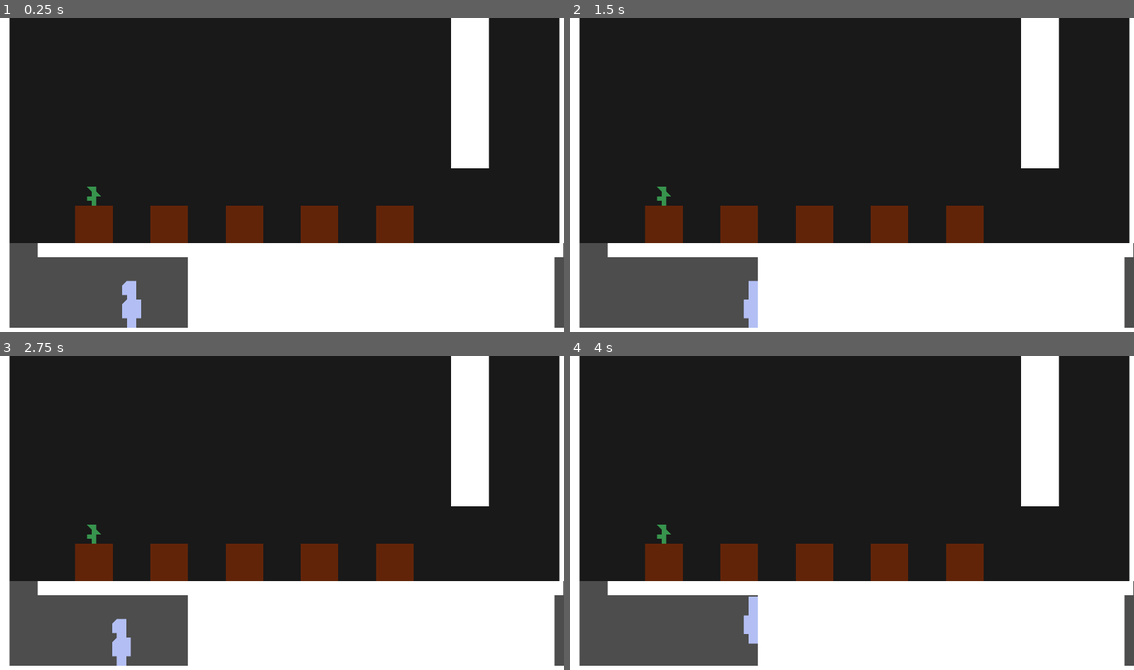
Above: before the commit, frames 1-4 (two rows, left to right).
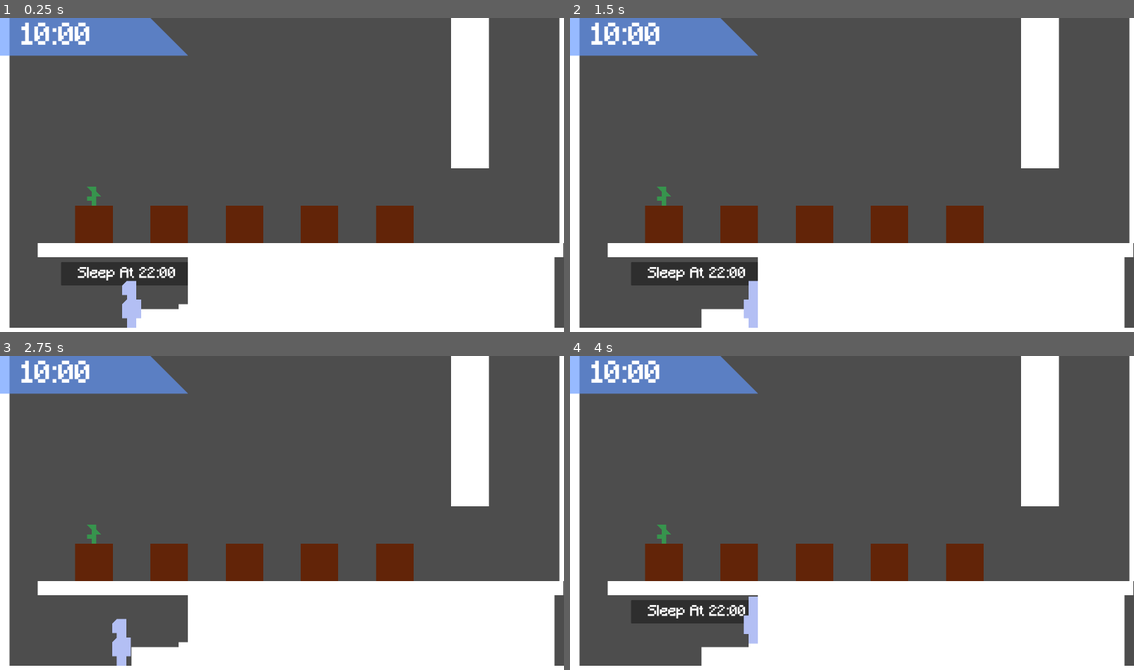
Above: after the commit, the same moments.

Repository: eVictorian/GGJ-2025-MoonBubble
Game: Godot game, scene res://main.tscn
Same seed, same stepped clock (60 frames per second), same inputs: the game is played once before the commit and once after it.
Inputs:
- Up to frame 1 (0.25 s): no input
- Up to frame 2 (1.5 s): tap Enter (ui_accept) at 0.5, 0.77 s; hold E (interact, bound only after the commit) 0.53-1.28 s; hold Right (ui_right) from 0.53 s (still down); tap E (interact, bound only after the commit) at 1.35 s
- Up to frame 3 (2.75 s): tap Enter (ui_accept) at 1.52 s; release Right (ui_right) at 2.03 s; hold Left (ui_left) from 2.03 s (still down); hold E (interact, bound only after the commit) from 2.03 s (still down)
- Up to frame 4 (4 s): release Left (ui_left) at 2.78 s; release E (interact, bound only after the commit) at 2.78 s; hold Right (ui_right) from 2.78 s (still down); tap E (interact, bound only after the commit) at 2.85 s; tap Enter (ui_accept) at 3.02, 3.77 s; hold E (interact, bound only after the commit) from 3.53 s (still down)

The runs differ from the first frame. In frame 1, 65% of the frame differs, in the area x 0-100%, y 0-99%; in frame 2, 65%; in frame 3, 64%; in frame 4, 65%.

Commit message:
Day/night and plant growth

Diff:
--- /dev/null
+++ b/bed.gd
@@ -0,0 +1,30 @@
+extends Node2D
+
+var atBed = false
+
+# Called when the node enters the scene tree for the first time.
+func _ready() -> void:
+	pass # Replace with function body.
+
+
+# Called every frame. 'delta' is the elapsed time since the previous frame.
+func _process(delta: float) -> void:
+	if Input.is_action_just_pressed("interact") and atBed and get_parent().time_of_day >= get_parent().dayLength:
+		get_parent().sleep()
+		$sleep_prompt/text.text = "[center]Sleep At 22:00"
+	pass
+
+
+
+func _on_area_2d_body_entered(body: Node2D) -> void:
+	$sleep_prompt.visible = true
+	atBed = true
+	if get_parent().time_of_day >= get_parent().dayLength:
+		$sleep_prompt/text.text = "[center]Press E To Sleep "
+	else:
+		$sleep_prompt/text.text = "[center]Sleep At 22:00"
+
+
+func _on_area_2d_body_exited(body: Node2D) -> void:
+	$sleep_prompt.visible = false
+	atBed = false
--- /dev/null
+++ b/fertilize.tscn
@@ -0,0 +1,14 @@
+[gd_scene load_steps=3 format=3 uid="uid://ddtdm0qbuk8nb"]
+
+[ext_resource type="FontFile" uid="uid://bmqhcx5n4lqx6" path="res://Minecraft.ttf" id="1_05dqo"]
+
+[sub_resource type="Theme" id="Theme_tt11g"]
+default_font = ExtResource("1_05dqo")
+
+[node name="fertilize" type="Button"]
+self_modulate = Color(0.965242, 0, 0.344984, 1)
+offset_right = 64.0
+offset_bottom = 64.0
+theme = SubResource("Theme_tt11g")
+text = "Spato
+1/Hr"
--- a/global.gd
+++ b/global.gd
@@ -1,9 +1,10 @@
 extends Node
 
 var plants = {
-	"Spato": {"qty_produced":4,"seed_price":2,"growtTime":4,"fertalizer":[["none"]]}
+	"Spato": {"qty_produced":4,"growth_time":96,"fertalizer":[["none"]]},
+	"Thornato": {"qty_produced":4,"growth_time":96,"fertalizer":[["Spato",1]]}
 }
 
 var plant_products = {
-	"Spato":{"sell_price":5}
+	"Spato":{"sell_price":5,"buy_price":10,"storage":5}
 }
--- /dev/null
+++ b/main.gd
@@ -0,0 +1,42 @@
+extends Node2D
+
+@export var timer: Timer
+
+var time_of_day = 0
+var dayLength = 12
+
+# Called when the node enters the scene tree for the first time.
+func _ready() -> void:
+	timer.start()
+	pass # Replace with function body.
+
+
+# Called every frame. 'delta' is the elapsed time since the previous frame.
+func _process(delta: float) -> void:
+	pass
+
+func add_plant_time(time) -> void:
+	for i in range($pots.get_child_count()):
+		for j in range(time):
+			var pot = $pots.get_child(i)
+			if pot.get_child_count() > 3:
+				if pot.water_left > 0:
+					pot.get_child(3).time_passed(1)
+					pot.water_left -= 1
+				else:
+					break
+
+func _on_hour_timeout() -> void:
+	add_plant_time(1)
+
+
+	$UI/time.text = "[center]"+str(time_of_day + 10)+":00"
+	time_of_day += 1
+	if time_of_day != dayLength:
+		timer.start()
+
+func sleep() -> void:
+	time_of_day = 0
+	$UI/time.text = "[center]"+str(time_of_day + 10)+":00"
+	add_plant_time(12)
+	timer.start()
--- a/main.tscn
+++ b/main.tscn
@@ -1,8 +1,15 @@
-[gd_scene load_steps=9 format=3 uid="uid://bf1rpok5tcagy"]
-
+[gd_scene load_steps=14 format=3 uid="uid://bf1rpok5tcagy"]
+
+[ext_resource type="Script" path="res://main.gd" id="1_sn0rp"]
 [ext_resource type="Script" path="res://player.gd" id="1_xujb3"]
 [ext_resource type="PackedScene" uid="uid://b5trrx21l6bmk" path="res://plant_pot.tscn" id="2_kgt76"]
+[ext_resource type="FontFile" uid="uid://bmqhcx5n4lqx6" path="res://Minecraft.ttf" id="2_lr6cg"]
 [ext_resource type="PackedScene" uid="uid://c83c8bblawp1h" path="res://place_holder_plant.tscn" id="3_30csq"]
+[ext_resource type="Script" path="res://bed.gd" id="4_6ki5i"]
+
+[sub_resource type="Theme" id="Theme_5klw2"]
+default_font = ExtResource("2_lr6cg")
+default_font_size = 100
 
 [sub_resource type="RectangleShape2D" id="RectangleShape2D_adkdj"]
 size = Vector2(1792, 48)
@@ -16,12 +23,33 @@
 [sub_resource type="RectangleShape2D" id="RectangleShape2D_5n10q"]
 size = Vector2(1248, 120)
 
+[sub_resource type="Theme" id="Theme_pjylw"]
+default_font = ExtResource("2_lr6cg")
+
 [sub_resource type="RectangleShape2D" id="RectangleShape2D_1nsf4"]
 size = Vector2(32, 160)
 
-[node name="main" type="Node2D"]
+[node name="main" type="Node2D" node_paths=PackedStringArray("timer")]
+script = ExtResource("1_sn0rp")
+timer = NodePath("hour")
+
+[node name="UI" type="CanvasLayer" parent="."]
+
+[node name="Polygon2D" type="Polygon2D" parent="UI"]
+color = Color(0.388955, 0.596713, 0.998258, 0.666667)
+polygon = PackedVector2Array(0, 128, 640, 128, 512, 0, 0, 0)
+
+[node name="time" type="RichTextLabel" parent="UI"]
+offset_left = 64.0
+offset_top = 16.0
+offset_right = 320.0
+offset_bottom = 144.0
+theme = SubResource("Theme_5klw2")
+bbcode_enabled = true
+text = "[center]10:00"
 
 [node name="Polygon2D" type="Polygon2D" parent="."]
+visible = false
 position = Vector2(16, 0)
 color = Color(0.099986, 0.099986, 0.099986, 1)
 polygon = PackedVector2Array(-272, -176, -224, 768, 1152, 768, 2464, 768, 2448, -448, -256, -384)
@@ -118,12 +146,6 @@
 position = Vector2(-64, 336)
 shape = SubResource("RectangleShape2D_fd3y6")
 
-[node name="plant_pot" parent="." instance=ExtResource("2_kgt76")]
-position = Vector2(320, 704)
-
-[node name="place_holder_plant" parent="plant_pot" instance=ExtResource("3_30csq")]
-show_behind_parent = true
-
 [node name="pots" type="Node2D" parent="."]
 
 [node name="plant_pot2" parent="pots" instance=ExtResource("2_kgt76")]
@@ -137,6 +159,42 @@
 
 [node name="plant_pot5" parent="pots" instance=ExtResource("2_kgt76")]
 position = Vector2(1344, 704)
+
+[node name="plant_pot" parent="pots" instance=ExtResource("2_kgt76")]
+position = Vector2(320, 704)
+
+[node name="place_holder_plant" parent="pots/plant_pot" instance=ExtResource("3_30csq")]
+show_behind_parent = true
+
+[node name="bed" type="Node2D" parent="."]
+position = Vector2(544, 992)
+script = ExtResource("4_6ki5i")
+
+[node name="Polygon2D" type="Polygon2D" parent="bed"]
+polygon = PackedVector2Array(-96, 0, 64, 0, 64, -16, 96, -16, 96, 64, -96, 64)
+
+[node name="Area2D" type="Area2D" parent="bed"]
+
+[node name="CollisionPolygon2D" type="CollisionPolygon2D" parent="bed/Area2D"]
+polygon = PackedVector2Array(-96, 0, 64, 0, 64, -16, 96, -16, 96, 64, -96, 64)
+
+[node name="sleep_prompt" type="Panel" parent="bed"]
+offset_left = -336.0
+offset_top = -160.0
+offset_right = 96.0
+offset_bottom = -80.0
+
+[node name="text" type="RichTextLabel" parent="bed/sleep_prompt"]
+layout_mode = 0
+offset_left = -16.0
+offset_top = 16.0
+offset_right = 464.0
+offset_bottom = 80.0
+theme = SubResource("Theme_pjylw")
+theme_override_font_sizes/normal_font_size = 50
+bbcode_enabled = true
+text = "[center]Press E To Sleep "
+scroll_active = false
 
 [node name="player" type="CharacterBody2D" parent="."]
 position = Vector2(448, 960)
@@ -151,3 +209,11 @@
 [node name="CollisionShape2D" type="CollisionShape2D" parent="player"]
 position = Vector2(0, 16)
 shape = SubResource("RectangleShape2D_1nsf4")
+
+[node name="hour" type="Timer" parent="."]
+wait_time = 2.0
+one_shot = true
+
+[connection signal="body_entered" from="bed/Area2D" to="bed" method="_on_area_2d_body_entered"]
+[connection signal="body_exited" from="bed/Area2D" to="bed" method="_on_area_2d_body_exited"]
+[connection signal="timeout" from="hour" to="." method="_on_hour_timeout"]
--- a/place_holder_plant.tscn
+++ b/place_holder_plant.tscn
@@ -5,7 +5,10 @@
 [sub_resource type="SpriteFrames" id="SpriteFrames_atjwm"]
 
 [node name="place_holder_plant" type="Node2D"]
+visibility_layer = 3
+z_index = -1
 script = ExtResource("1_m34j3")
+plant_key = "Spato"
 
 [node name="AnimatedSprite2D" type="AnimatedSprite2D" parent="."]
 sprite_frames = SubResource("SpriteFrames_atjwm")
--- a/plant.gd
+++ b/plant.gd
@@ -1,12 +1,21 @@
 extends Node2D
 
-@export var plant_key = ""
+@export var plant_key = "a"
+
+var hours_left = 10000000000
 
 # Called when the node enters the scene tree for the first time.
 func _ready() -> void:
+	hours_left = Global.plants[plant_key]["growth_time"]
 	pass # Replace with function body.
 
 
 # Called every frame. 'delta' is the elapsed time since the previous frame.
 func _process(delta: float) -> void:
 	pass
+
+func time_passed(time_passed: int):
+	hours_left -= time_passed
+
+func days_left() -> int:
+	return int(hours_left/24)
--- /dev/null
+++ b/plant_pot.gd
@@ -0,0 +1,70 @@
+extends Node2D
+
+var water_left = 2
+var max_water = 6
+var wattering_progress = 0
+var wattering_frame_speed = 250
+# Called when the node enters the scene tree for the first time.
+func _ready() -> void:
+	$Panel.visible = false
+
+
+# Called every frame. 'delta' is the elapsed time since the previous frame.
+func _process(delta: float) -> void:
+	if $Panel.visible:
+		if $Panel/time_left.visible:
+			if get_child(3).days_left() == 0:
+				$Panel/time_left.text = str(get_child(3).hours_left)+"Hs"
+			else:
+				$Panel/time_left.text = str(get_child(3).days_left())+"Ds"
+
+		$Panel/water_time.text = str(water_left)+"Hs"
+
+		if Input.is_action_pressed("interact"):
+			print(wattering_progress)
+			if wattering_progress >= 100:
+				if water_left < max_water:
+					water_left += 1
+				wattering_progress = 0
+			elif water_left < max_water:
+				wattering_progress += wattering_frame_speed*delta
+
+		if get_child_count() < 4:
+			$Panel/Button.text = "Plant"
+		elif get_child(3).hours_left > 0:
+			$Panel/Button.text = "Cut"
+		else:
+			$Panel/Button.text = "Harvest"
+
+
+
+func _on_area_2d_body_entered(body: Node2D) -> void:
+	if body.name == "player":
+		$Panel.visible = true
+		if get_child_count() > 3:
+			$Panel/time_left.visible = true
+			$Panel/fertilize_menu.visible = true
+		else:
+			$Panel/time_left.visible = false
+			$Panel/fertilize_menu.visible = false
+func _on_area_2d_body_exited(body: Node2D) -> void:
+	if body.name == "player":
+		$Panel.visible = false
+		$Panel/seeding_menu.visible = false
+
+
+func _on_button_pressed() -> void:
+	if get_child_count() < 4:
+		if $Panel/seeding_menu.visible == false:
+			$Panel/seeding_menu.visible = true
+		else:
+			$Panel/seeding_menu.visible = false
+	elif get_child(3).hours_left > 0:
+		Global.plant_products[get_child(3).plant_key]["storage"] += 1
+		get_child(3).queue_free()
+	else:
+		Global.plant_products[get_child(3).plant_key]["storage"] += Global.plants[get_child(3).plant_key]["qty_produced"]
+		get_child(3).queue_free()
+func new_plant(plant_scene: PackedScene) -> void:
+	var new_plant = plant_scene.instantiate()
+	add_child(new_plant)
--- a/plant_pot.tscn
+++ b/plant_pot.tscn
@@ -1,9 +1,23 @@
-[gd_scene load_steps=2 format=3 uid="uid://b5trrx21l6bmk"]
+[gd_scene load_steps=9 format=3 uid="uid://b5trrx21l6bmk"]
+
+[ext_resource type="Script" path="res://plant_pot.gd" id="1_52r62"]
+[ext_resource type="FontFile" uid="uid://bmqhcx5n4lqx6" path="res://Minecraft.ttf" id="2_gkusu"]
+[ext_resource type="PackedScene" uid="uid://bws626wxx05gc" path="res://seeding_panel.tscn" id="3_1hfgh"]
+[ext_resource type="PackedScene" uid="uid://c83c8bblawp1h" path="res://place_holder_plant.tscn" id="4_antf4"]
+[ext_resource type="PackedScene" uid="uid://ddtdm0qbuk8nb" path="res://fertilize.tscn" id="5_sslba"]
 
 [sub_resource type="RectangleShape2D" id="RectangleShape2D_6bia2"]
 size = Vector2(128, 128)
 
+[sub_resource type="Theme" id="Theme_wowl2"]
+default_font = ExtResource("2_gkusu")
+default_font_size = 32
+
+[sub_resource type="Theme" id="Theme_y1n21"]
+default_font = ExtResource("2_gkusu")
+
 [node name="plant_pot" type="Node2D"]
+script = ExtResource("1_52r62")
 
 [node name="Area2D" type="Area2D" parent="."]
 position = Vector2(-64, 0)
@@ -16,3 +30,123 @@
 position = Vector2(-64, 0)
 color = Color(0.38811, 0.14373, 0.0352401, 1)
 polygon = PackedVector2Array(0, -64, 128, -64, 128, 64, 0, 64, 0, 0)
+
+[node name="Panel" type="Panel" parent="."]
+offset_left = 64.0
+offset_top = -256.0
+offset_right = 408.0
+offset_bottom = -64.0
+
+[node name="time_left" type="RichTextLabel" parent="Panel"]
+layout_mode = 0
+offset_left = 272.0
+offset_top = 24.0
+offset_right = 328.0
+offset_bottom = 64.0
+theme = SubResource("Theme_wowl2")
+bbcode_enabled = true
+text = "3Ds"
+scroll_active = false
+autowrap_mode = 0
+
+[node name="water_time" type="RichTextLabel" parent="Panel"]
+layout_mode = 0
+offset_left = 272.0
+offset_top = 88.0
+offset_right = 328.0
+offset_bottom = 128.0
+theme = SubResource("Theme_wowl2")
+bbcode_enabled = true
+text = "2Hs"
+scroll_active = false
+autowrap_mode = 0
+
+[node name="Polygon2D" type="Polygon2D" parent="Panel"]
+color = Color(0, 0, 0, 1)
+polygon = PackedVector2Array(8, 8, 8, 120, 120, 120, 120, 8)
+
+[node name="Button" type="Button" parent="Panel"]
+layout_mode = 0
+offset_left = 8.0
+offset_top = 136.0
+offset_right = 120.0
+offset_bottom = 184.0
+theme = SubResource("Theme_y1n21")
+text = "Harvest"
+
+[node name="seeding_menu" type="Control" parent="Panel"]
+visible = false
+anchors_preset = 0
+offset_right = 40.0
+offset_bottom = 40.0
+
+[node name="seeding_panel" parent="Panel/seeding_menu" instance=ExtResource("3_1hfgh")]
+layout_mode = 2
+offset_left = -272.0
+offset_top = -200.0
+offset_right = -16.0
+offset_bottom = -136.0
+plant_key = "Spato"
+plant_scene = ExtResource("4_antf4")
+
+[node name="seeding_panel2" parent="Panel/seeding_menu" instance=ExtResource("3_1hfgh")]
+layout_mode = 0
+offset_left = -272.0
+offset_top = -136.0
+offset_right = -16.0
+offset_bottom = -72.0
+plant_key = "Spato"
+
+[node name="seeding_panel3" parent="Panel/seeding_menu" instance=ExtResource("3_1hfgh")]
+layout_mode = 0
+offset_left = -272.0
+offset_top = -72.0
+offset_right = -16.0
+offset_bottom = -8.0
+plant_key = "Spato"
+
+[node name="seeding_panel4" parent="Panel/seeding_menu" instance=ExtResource("3_1hfgh")]
+layout_mode = 0
+offset_left = -272.0
+offset_top = -8.0
+offset_right = -16.0
+offset_bottom = 56.0
+plant_key = "Spato"
+
+[node name="seeding_panel5" parent="Panel/seeding_menu" instance=ExtResource("3_1hfgh")]
+layout_mode = 0
+offset_left = -272.0
+offset_top = 56.0
+offset_right = -16.0
+offset_bottom = 120.0
+plant_key = "Spato"
+
+[node name="fertilize_menu" type="Control" parent="Panel"]
+anchors_preset = 0
+offset_right = 40.0
+offset_bottom = 40.0
+
+[node name="fertilize" parent="Panel/fertilize_menu" instance=ExtResource("5_sslba")]
+layout_mode = 0
+offset_left = 128.0
+offset_top = 128.0
+offset_right = 192.0
+offset_bottom = 192.0
+
+[node name="fertilize2" parent="Panel/fertilize_menu" instance=ExtResource("5_sslba")]
+layout_mode = 0
+offset_left = 200.0
+offset_top = 128.0
+offset_right = 264.0
+offset_bottom = 192.0
+
+[node name="fertilize3" parent="Panel/fertilize_menu" instance=ExtResource("5_sslba")]
+layout_mode = 0
+offset_left = 272.0
+offset_top = 128.0
+offset_right = 336.0
+offset_bottom = 192.0
+
+[connection signal="body_entered" from="Area2D" to="." method="_on_area_2d_body_entered"]
+[connection signal="body_exited" from="Area2D" to="." method="_on_area_2d_body_exited"]
+[connection signal="pressed" from="Panel/Button" to="." method="_on_button_pressed"]
--- a/project.godot
+++ b/project.godot
@@ -43,6 +43,11 @@
 , Object(InputEventKey,"resource_local_to_scene":false,"resource_name":"","device":-1,"window_id":0,"alt_pressed":false …(183 unchanged characters)…
 ]
 }
+interact={
+"deadzone": 0.5,
+"events": [Object(InputEventKey,"resource_local_to_scene":false,"resource_name":"","device":-1,"window_id":0,"alt_pressed":false,"shift_pressed":false,"ctrl_pressed":false,"meta_pressed":false,"pressed":false,"keycode":0,"physical_keycode":69,"key_label":0,"unicode":101,"location":0,"echo":false,"script":null)
+]
+}
 
 [physics]
 
--- /dev/null
+++ b/seeding_panel.gd
@@ -0,0 +1,22 @@
+extends Button
+
+@export var plant_key = ""
+@export var plant_scene: PackedScene
+# Called when the node enters the scene tree for the first time.
+func _ready() -> void:
+	$title.text = plant_key
+	pass # Replace with function body.
+
+
+# Called every frame. 'delta' is the elapsed time since the previous frame.
+func _process(delta: float) -> void:
+	if get_parent().visible:
+		$qty.text = "[center]"+str(Global.plant_products[plant_key]["storage"])
+
+
+
+
+func _on_pressed() -> void:
+	if Global.plant_products[plant_key]["storage"] > 0:
+		get_parent().get_parent().get_parent().new_plant(plant_scene)
+		get_parent().visible
--- /dev/null
+++ b/seeding_panel.tscn
@@ -0,0 +1,37 @@
+[gd_scene load_steps=4 format=3 uid="uid://bws626wxx05gc"]
+
+[ext_resource type="Script" path="res://seeding_panel.gd" id="1_80o01"]
+[ext_resource type="FontFile" uid="uid://bmqhcx5n4lqx6" path="res://Minecraft.ttf" id="1_lxdp2"]
+
+[sub_resource type="Theme" id="Theme_jeorv"]
+default_font = ExtResource("1_lxdp2")
+default_font_size = 33
+
+[node name="seeding_panel" type="Button"]
+offset_left = -256.0
+offset_top = -64.0
+script = ExtResource("1_80o01")
+
+[node name="title" type="RichTextLabel" parent="."]
+layout_mode = 0
+offset_left = 120.0
+offset_top = 16.0
+offset_right = 256.0
+offset_bottom = 64.0
+theme = SubResource("Theme_jeorv")
+bbcode_enabled = true
+text = "[center]Spato"
+scroll_active = false
+
+[node name="qty" type="RichTextLabel" parent="."]
+layout_mode = 0
+offset_left = 56.0
+offset_top = 16.0
+offset_right = 128.0
+offset_bottom = 64.0
+theme = SubResource("Theme_jeorv")
+bbcode_enabled = true
+text = "[center]3"
+scroll_active = false
+
+[connection signal="pressed" from="." to="." method="_on_pressed"]
Binary file added: Minecraft.ttf
Not shown, added: Minecraft.ttf.import
Binary file added: pixart-4x4.ttf
Not shown, added: pixart-4x4.ttf.import
